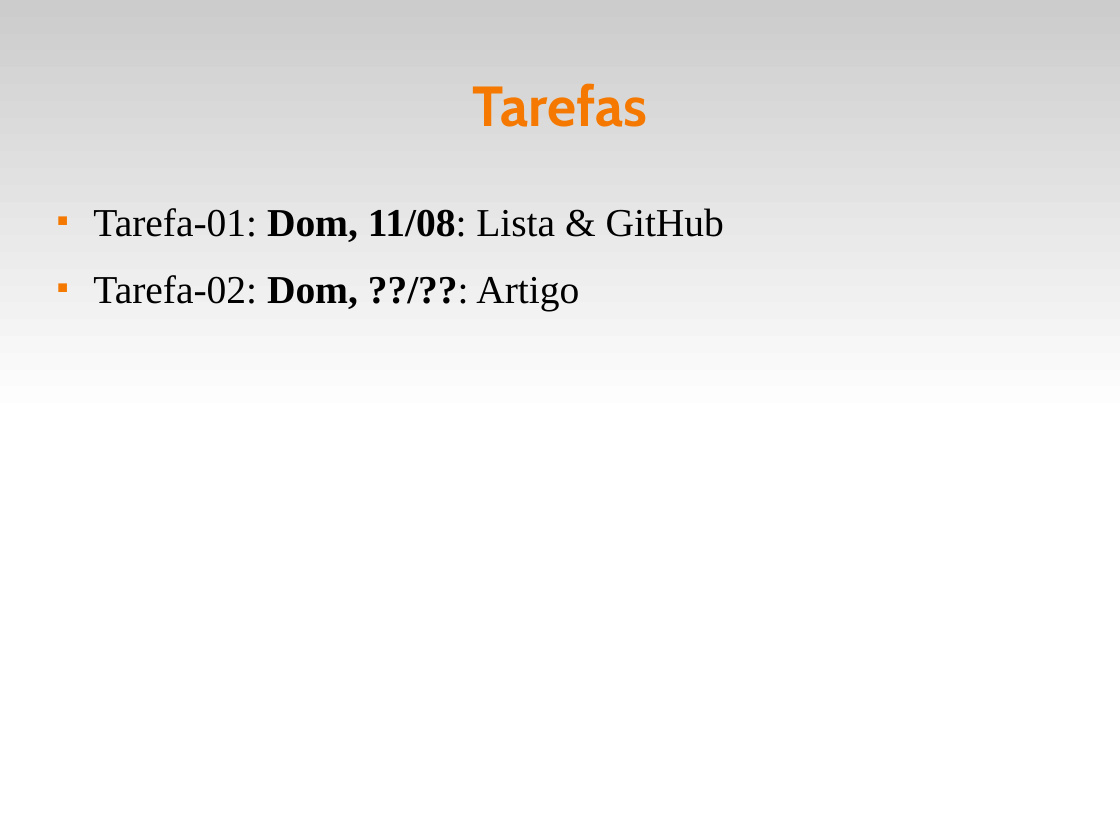
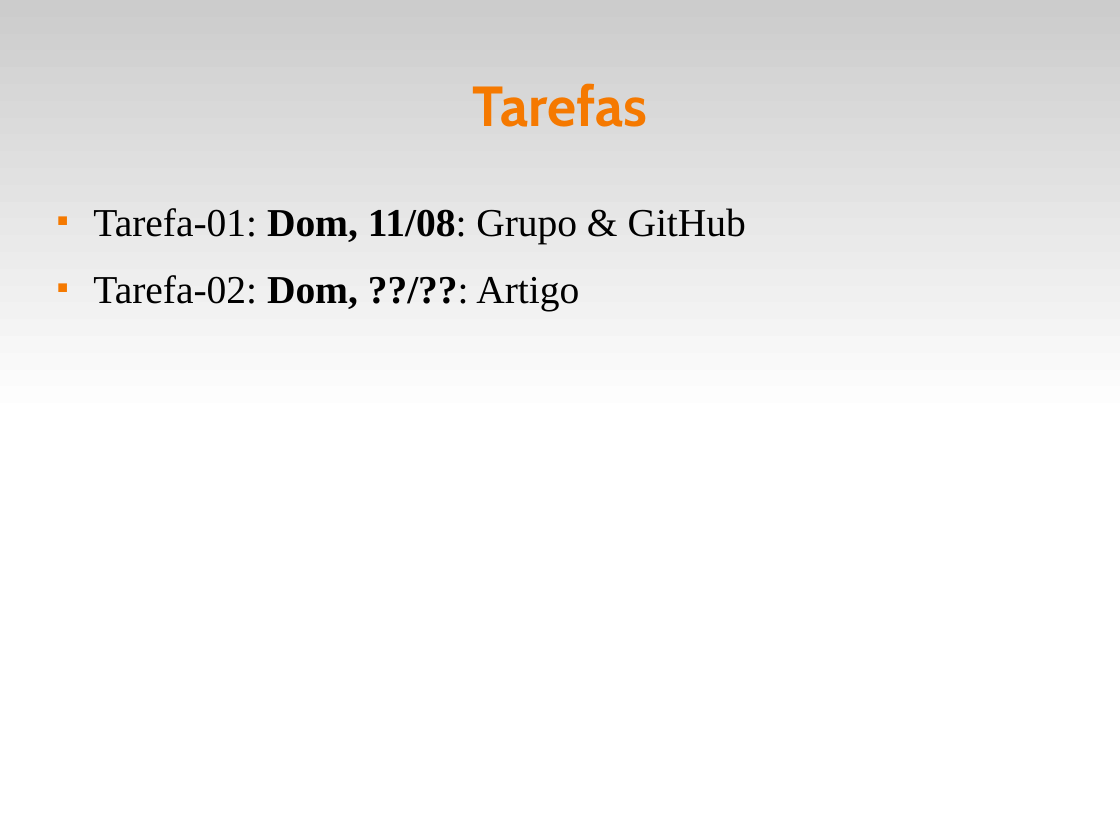
Before and after one commit to fsantanna-uerj/EDL, a slide deck: slide 6 of slides/edl-00.odp. Drawn at 1120x840 pixels with LibreOffice and Linux fonts; fonts in the diff are those of the drawing. Boxes give left, top, right and bottom in pixels: in the first picture for what was removed or moved away, otherwise in the second. Text is boxed around its words. In the diff, an @@ line names an element or a change of style, - is before the commit and + after.

```diff
--- a/slides/edl-00.odp
+++ b/slides/edl-00.odp
@@ text at (x1=93, y1=208, x2=746, y2=244): text changed @@
-■ Tarefa-01: Dom, 11/08: Lista & GitHub
+■ Tarefa-01: Dom, 11/08: Grupo & GitHub
```
Also in this commit, not shown: 1 other slide changed, 3 other files.
